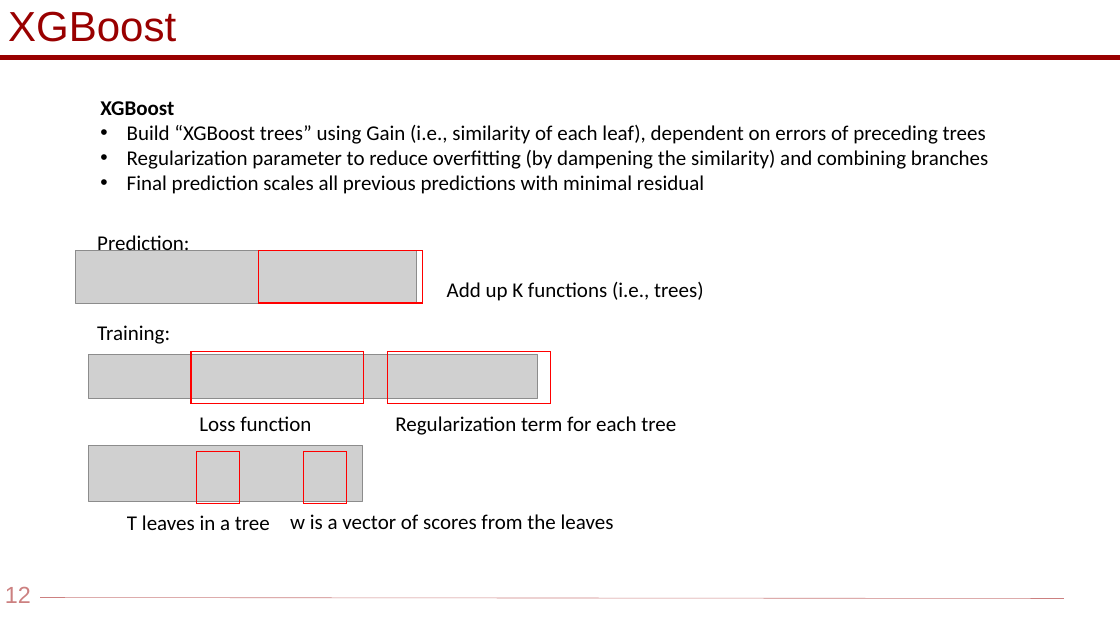
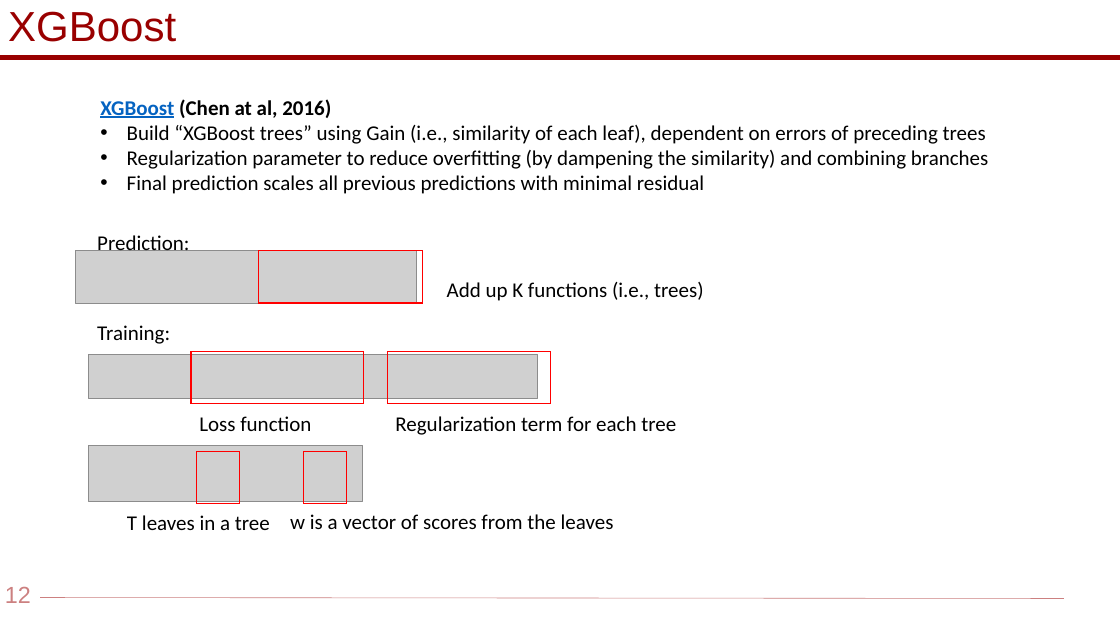
Before and after one commit to rsyamil/latent-space-xgboost, a slide deck: slide 12 of Trees.pptx. Drawn at 1120x630 pixels with LibreOffice and Linux fonts; fonts in the diff are those of the drawing; grey boxes stand for pictures; background and template pictures are left out. Boxes give left, top, right and bottom in pixels: in the first picture for what was removed or moved away, otherwise in the second. Text is boxed around its words. In the diff, an @@ line names an element or a change of style, - is before the commit and + after.

```diff
--- a/Trees.pptx
+++ b/Trees.pptx
@@ text at bbox=[100, 99, 331, 118]: text changed @@
-  XGBoost
+  XGBoost (Chen at al, 2016)
```
Also in this commit, not shown: 3 other slides changed, 8 slides added, 1 slide removed, 1 other file.
